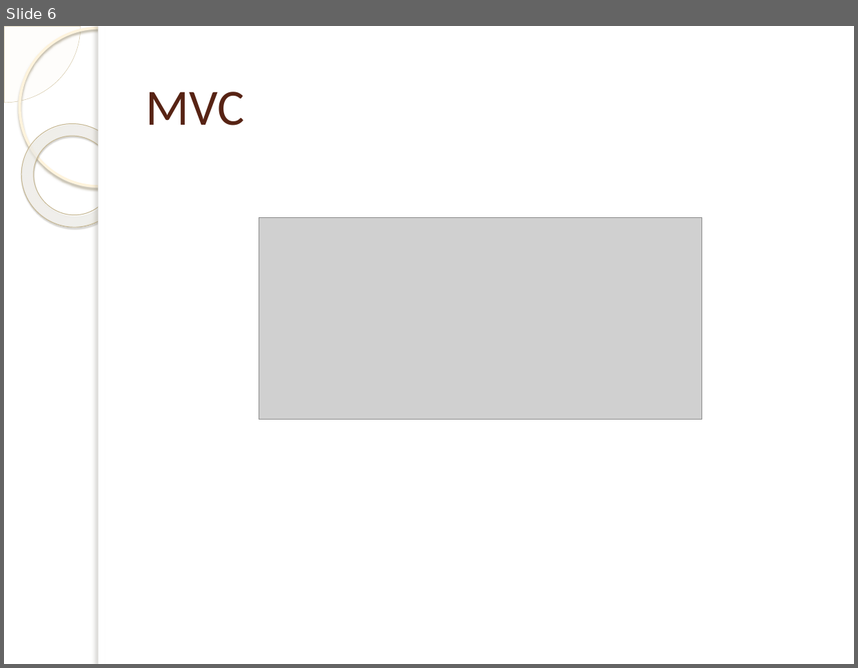
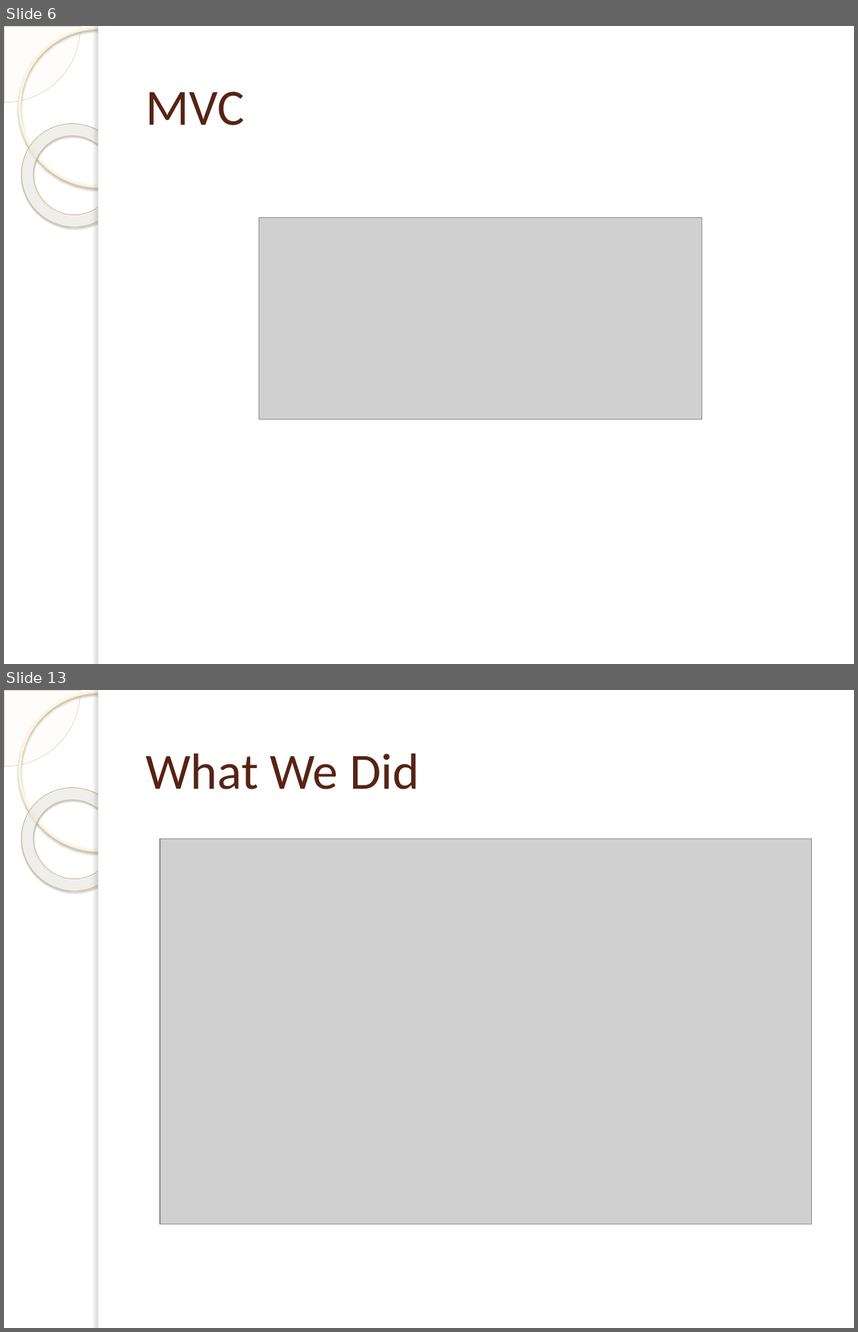
Before and after one commit to linus123/TDDWithMvc, a slide deck: TDDWithMVC.pptx. Shown one above the other, each under a label of ours: slide 6 before the commit, slides 6 and 13 after it; the slides between them are not shown. The pictures are 858x668 and 858x1332 pixels, drawn with LibreOffice and Linux fonts; fonts in the diff are those of the drawing; grey boxes stand for pictures; background and template pictures are left out. Boxes give left, top, right and bottom in pixels: in the first picture for what was removed or moved away, otherwise in the second. Text is boxed around its words. In the diff, an @@ line names an element or a change of style, - is before the commit and + after.

```diff
--- a/TDDWithMVC.pptx
+++ b/TDDWithMVC.pptx
@@ slide 13 added at <box>4,690,854,1328</box>, background picture (left out); not listed: 5 template elements that a slide beside it also shows @@
@@ title added at <box>146,753,419,789</box>, 43 pt, text #572314 @@
+What We Did
@@ picture added at <box>159,839,811,1224</box> @@
```
Also in this commit, not shown: 2 slides changed, 7 other slides added, 1 other file.
